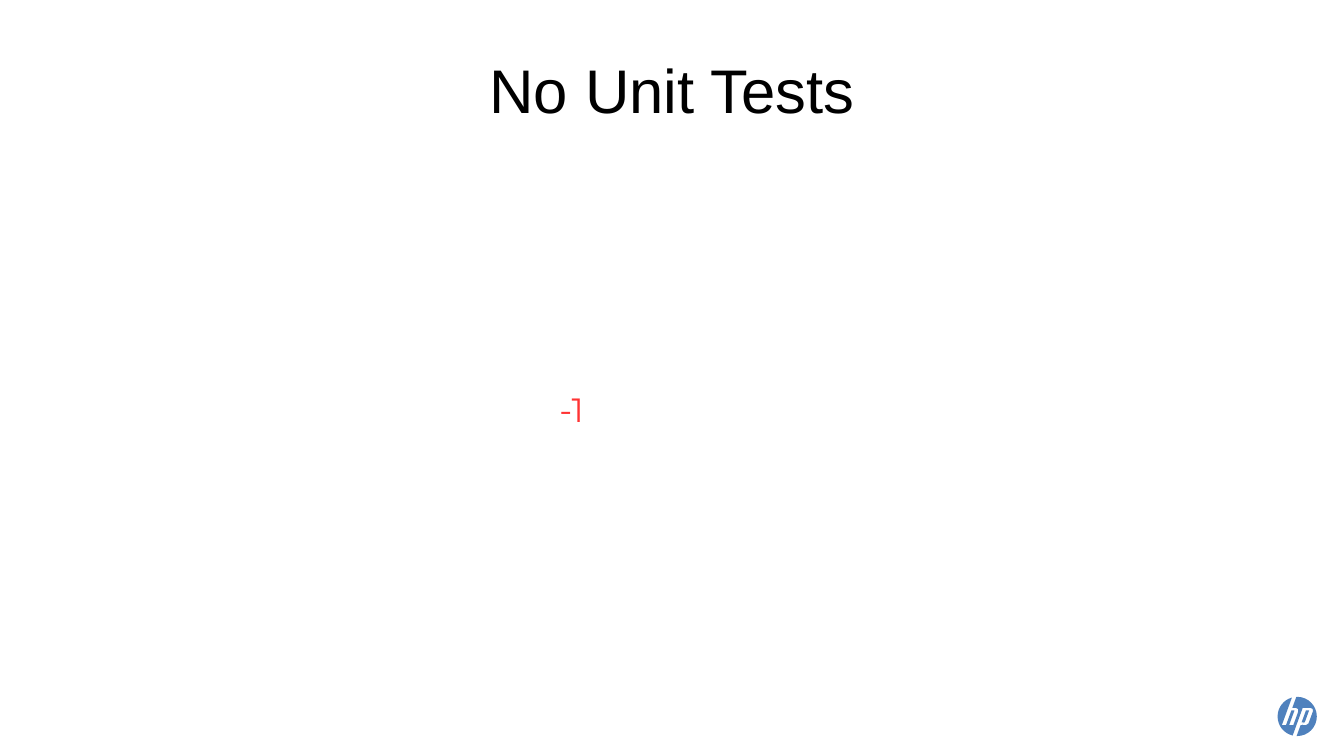
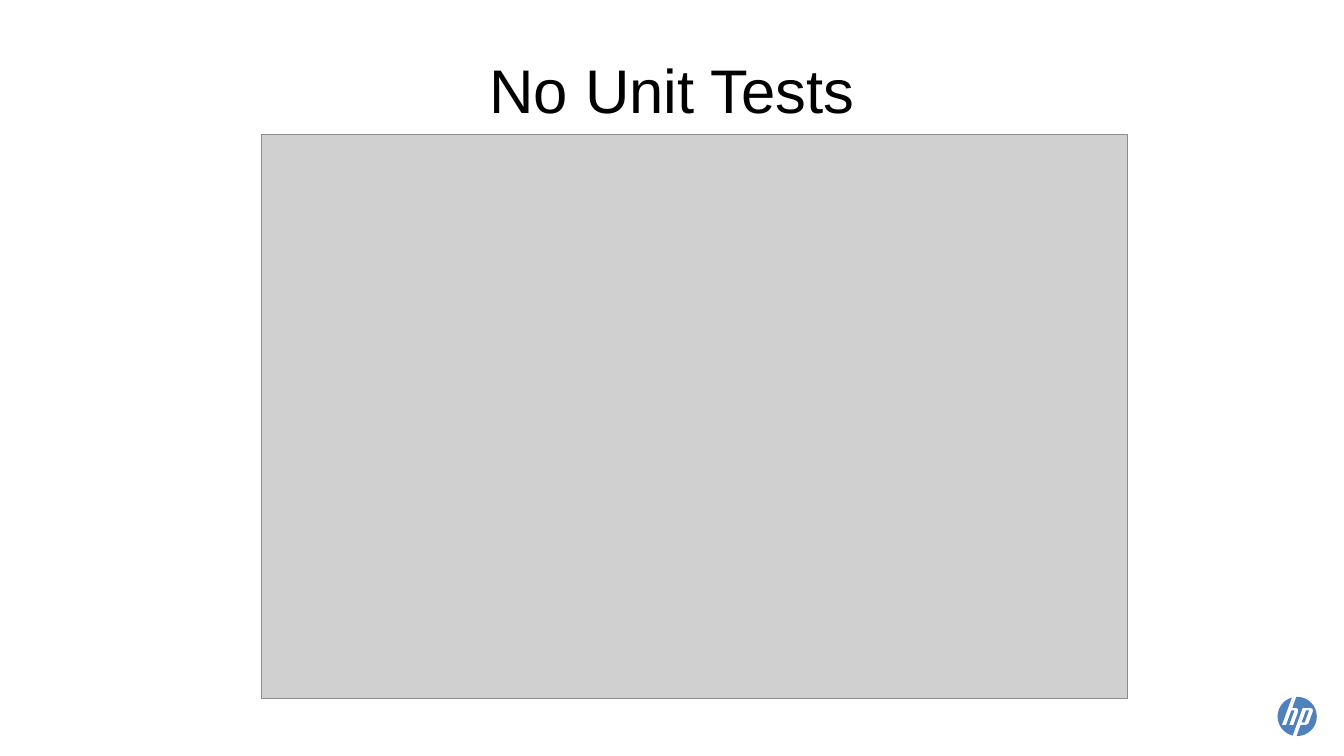
Before and after one commit to scottdangelo/TokyoSummitTalk, a slide deck: slide 13 of Tokyo2015_ROZ.odp (slide 5 before the commit). Drawn at 1344x756 pixels with LibreOffice and Linux fonts; fonts in the diff are those of the drawing; grey boxes stand for pictures. Boxes give left, top, right and bottom in pixels: in the first picture for what was removed or moved away, otherwise in the second. Text is boxed around its words. In the diff, an @@ line names an element or a change of style, - is before the commit and + after.

```diff
--- a/Tokyo2015_ROZ.odp
+++ b/Tokyo2015_ROZ.odp
@@ picture added at bbox=[262, 135, 1127, 699] @@
@@ text removed at bbox=[559, 398, 583, 422] @@
--1
```
Also in this commit, not shown: 1 other slide changed, 10 slides added, 1 other file.
